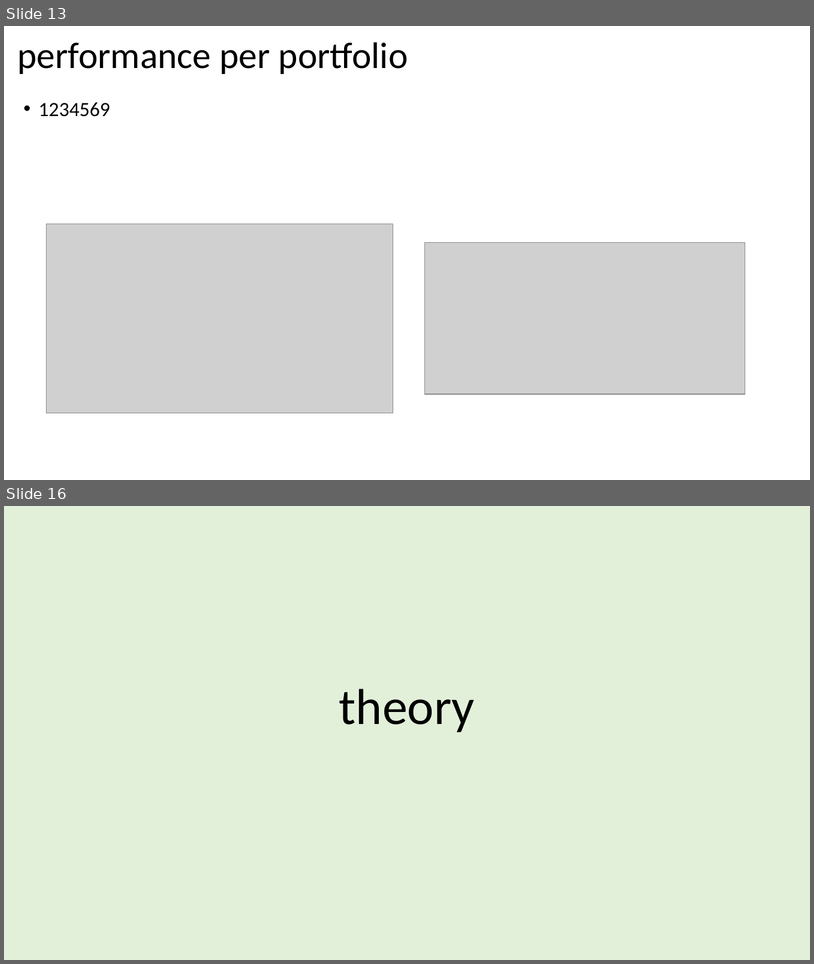
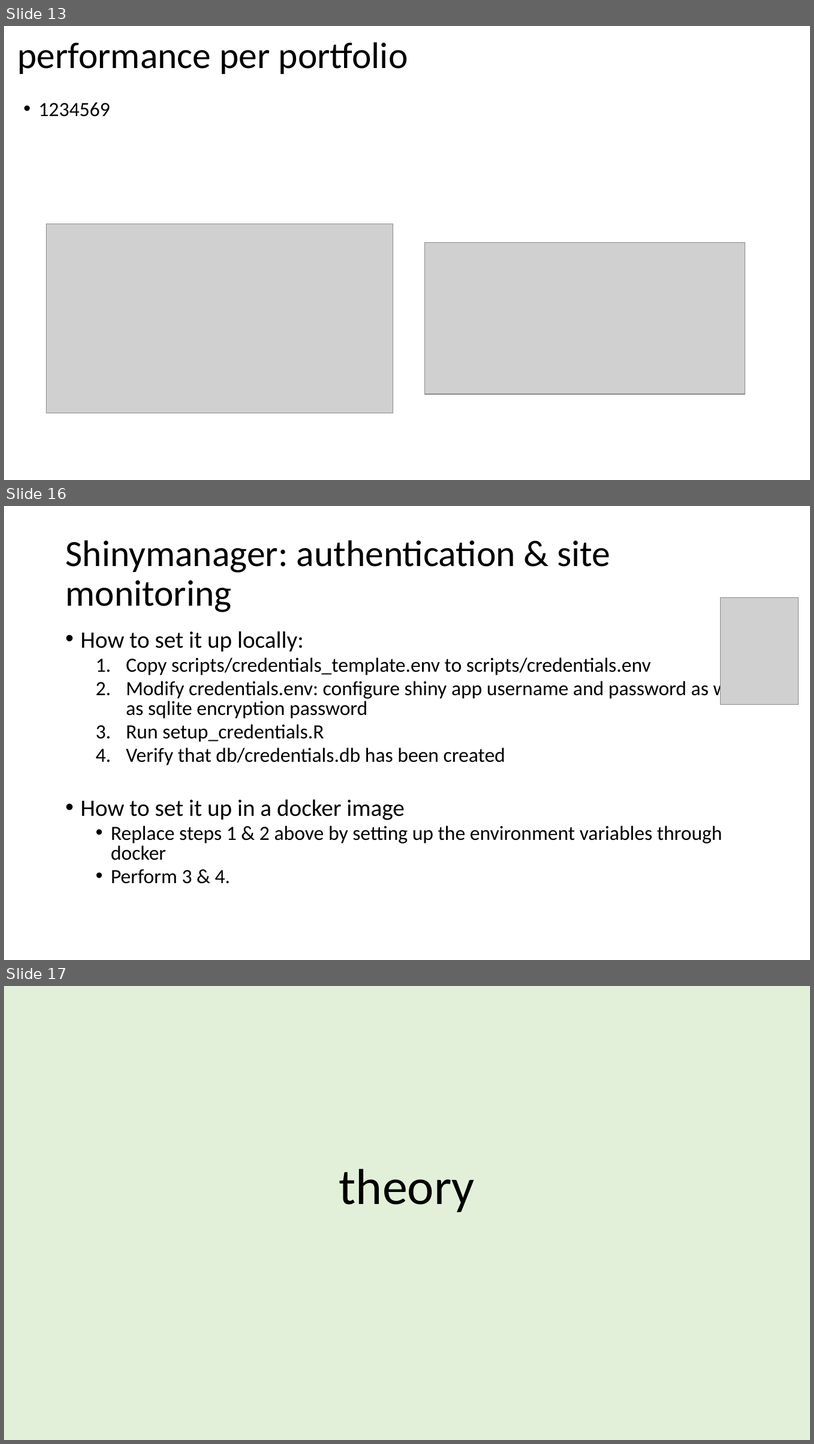
Before and after one commit to jorritvm/stocks_dashboard, a slide deck: doc/stock_dashboard_documentation.pptx. Shown one above the other, each under a label of ours: slides 13 and 16 before the commit, slides 13, 16 and 17 after it; the slides between them are not shown. The pictures are 814x964 and 814x1444 pixels, drawn with LibreOffice and Linux fonts; fonts in the diff are those of the drawing; grey boxes stand for pictures. Boxes give left, top, right and bottom in pixels: in the first picture for what was removed or moved away, otherwise in the second. Text is boxed around its words. In the diff, an @@ line names an element or a change of style, - is before the commit and + after.

Commit message:
reworking the whole authentication part

```diff
--- a/doc/stock_dashboard_documentation.pptx
+++ b/doc/stock_dashboard_documentation.pptx
@@ slide 16 added at (4,506,810,960), background #FFFFFF @@
@@ title added at (65,540,611,612), 44 pt, text #000000 @@
+Shinymanager: authentication & site monitoring
@@ picture added at (721,597,799,705) @@
@@ text added at (81,631,747,883), 24 pt, text #000000 @@
+• How to set it up locally:
+  1. Copy scripts/credentials_template.env to scripts/credentials.env
+  2. Modify credentials.env: configure shiny app username and password as well as sqlite encryption password
+  3. Run setup_credentials.R
+  4. Verify that db/credentials.db has been created
+• How to set it up in a docker image
+  • Replace steps 1 & 2 above by setting up the environment variables through docker
+  • Perform 3 & 4.
@@ what was slide 16 is now slide 17 @@
```
Also in this commit, not shown: 2 other slides added, 2 slides removed, 5 other files.
